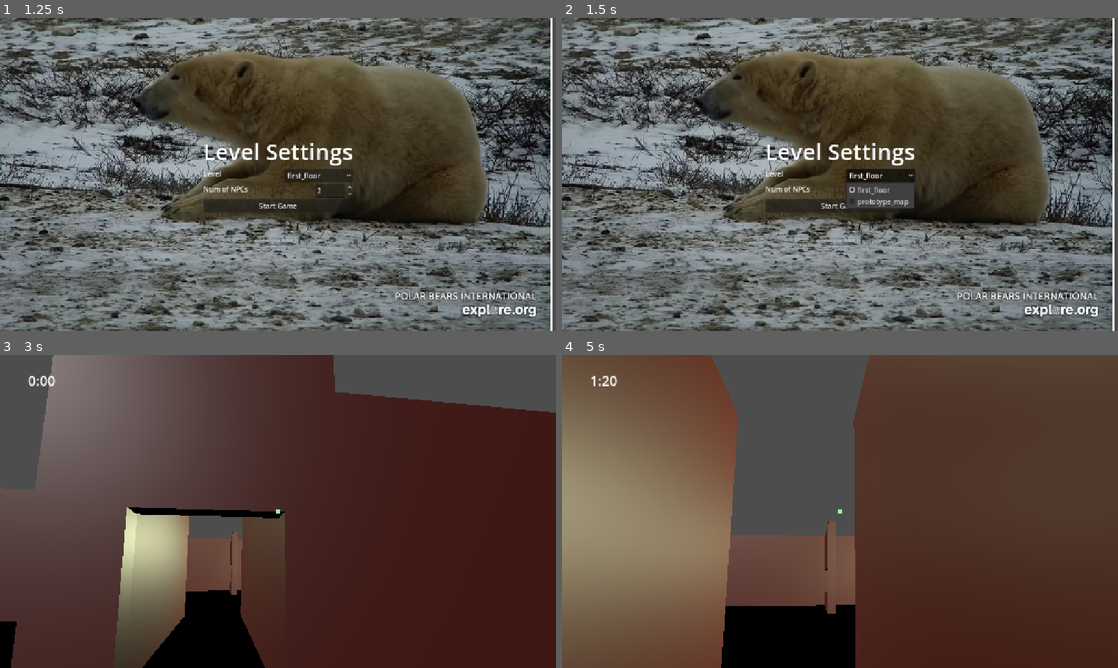
Above: before the commit, frames 1-4 (two rows, left to right).
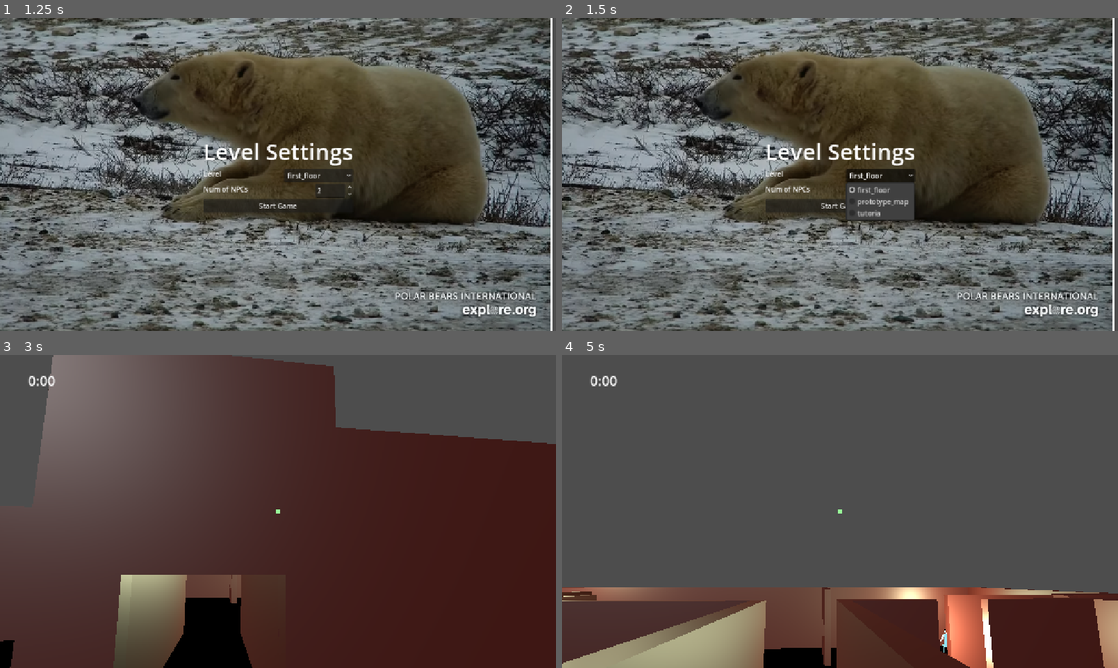
Above: after the commit, the same moments.

Repository: Dendrobyte/eye-of-attention
Game: Godot game, scene res://menus/start_menu.tscn
Two runs of this game, one before a commit and one after it. Both use one fixed random seed, a clock stepped at 60 frames per second and the inputs below.
Inputs (mouse positions are in pixels of both pictures, inside the frame that each line leads up to):
- Up to frame 1 (1.25 s): click "Play" at 0.5 s
- Up to frame 2 (1.5 s): click "first_floor" at 1.25 s
- Up to frame 3 (3 s): click "Start Game" at 2 s; tap Enter at 2.75 s; move the mouse to (305, 511) at 2.77 s; hold W (MOVE_FORWARD) from 2.78 s (still down); hold Space (JUMP, bound only after the commit) from 2.78 s (still down); click (305, 511) at 2.92 s
- Up to frame 4 (5 s): keep holding W (MOVE_FORWARD); move the mouse to (812, 511) at 3.52 s; release Space (JUMP, bound only after the commit) at 3.53 s; click (812, 511) at 3.6 s; tap Space (JUMP, bound only after the commit) at 3.77, 3.8, 4.07, 4.55 s; move the mouse to (851, 505) at 4.27 s; hold Right mouse button (SECONDARY) from 4.28 s (still down)

Frame 1 is identical in both runs. In frame 2, 0.4% of the frame differs, in the area x 51-64%, y 60-65%; in frame 3, 11%; in frame 4, 75%, in the area x 0-100%, y 0-100%.

Commit message:
Tutorial map, changed up animation stuff

Diff:
--- a/spatial-memory-match/entity_scenes/char_base_scene.tscn
+++ b/spatial-memory-match/entity_scenes/char_base_scene.tscn
@@ -8,7 +8,7 @@
 tracks/0/type = "bezier"
 tracks/0/imported = false
 tracks/0/enabled = true
-tracks/0/path = NodePath("Mask:position:x")
+tracks/0/path = NodePath("CharParent/Mask:position:x")
 tracks/0/interp = 1
 tracks/0/loop_wrap = true
 tracks/0/keys = {
@@ -19,7 +19,7 @@
 tracks/1/type = "bezier"
 tracks/1/imported = false
 tracks/1/enabled = true
-tracks/1/path = NodePath("Mask:position:y")
+tracks/1/path = NodePath("CharParent/Mask:position:y")
 tracks/1/interp = 1
 tracks/1/loop_wrap = true
 tracks/1/keys = {
@@ -30,7 +30,7 @@
 tracks/2/type = "bezier"
 tracks/2/imported = false
 tracks/2/enabled = true
-tracks/2/path = NodePath("Mask:position:z")
+tracks/2/path = NodePath("CharParent/Mask:position:z")
 tracks/2/interp = 1
 tracks/2/loop_wrap = true
 tracks/2/keys = {
@@ -41,7 +41,7 @@
 tracks/3/type = "bezier"
 tracks/3/imported = false
 tracks/3/enabled = true
-tracks/3/path = NodePath("Mask:rotation:x")
+tracks/3/path = NodePath("CharParent/Mask:rotation:x")
 tracks/3/interp = 1
 tracks/3/loop_wrap = true
 tracks/3/keys = {
@@ -52,7 +52,7 @@
 tracks/4/type = "bezier"
 tracks/4/imported = false
 tracks/4/enabled = true
-tracks/4/path = NodePath("Mask:rotation:y")
+tracks/4/path = NodePath("CharParent/Mask:rotation:y")
 tracks/4/interp = 1
 tracks/4/loop_wrap = true
 tracks/4/keys = {
@@ -63,7 +63,7 @@
 tracks/5/type = "bezier"
 tracks/5/imported = false
 tracks/5/enabled = true
-tracks/5/path = NodePath("Mask:rotation:z")
+tracks/5/path = NodePath("CharParent/Mask:rotation:z")
 tracks/5/interp = 1
 tracks/5/loop_wrap = true
 tracks/5/keys = {
@@ -85,18 +85,18 @@
 tracks/7/type = "bezier"
 tracks/7/imported = false
 tracks/7/enabled = true
-tracks/7/path = NodePath(".:position:y")
+tracks/7/path = NodePath(".:position:z")
 tracks/7/interp = 1
 tracks/7/loop_wrap = true
 tracks/7/keys = {
 "handle_modes": PackedInt32Array(0),
-"points": PackedFloat32Array(0.09515369, -0.25, 0, 0.25, 0),
+"points": PackedFloat32Array(0, -0.25, 0, 0.25, 0),
 "times": PackedFloat32Array(0)
 }
 tracks/8/type = "bezier"
 tracks/8/imported = false
 tracks/8/enabled = true
-tracks/8/path = NodePath(".:position:z")
+tracks/8/path = NodePath("CharParent:position:y")
 tracks/8/interp = 1
 tracks/8/loop_wrap = true
 tracks/8/keys = {
@@ -111,13 +111,13 @@
 tracks/0/type = "bezier"
 tracks/0/imported = false
 tracks/0/enabled = true
-tracks/0/path = NodePath(".:position:y")
+tracks/0/path = NodePath("CharParent:position:y")
 tracks/0/interp = 1
 tracks/0/loop_wrap = true
 tracks/0/keys = {
 "handle_modes": PackedInt32Array(0, 2, 2),
-"points": PackedFloat32Array(-0.008856699, -0.25, 0, 0.1, 0.0059713963, 0.6376006, -0.16666667, 0.010396123, 0.13333209, -0.00831682, 0, -0.058333337, 0, 0, 0),
-"times": PackedFloat32Array(0, 0.3, 0.6)
+"points": PackedFloat32Array(0, -0.25, 0, 0.13333334, -0.0053104167, 0.3415581, -0.17666666, -0.018441826, 0.18991162, 0.019824434, 0, -0.10000001, 0, 0, 0),
+"times": PackedFloat32Array(0, 0.31, 0.6)
 }
 
 [sub_resource type="Animation" id="Animation_02bcf"]
@@ -126,7 +126,7 @@
 tracks/0/type = "bezier"
 tracks/0/imported = false
 tracks/0/enabled = true
-tracks/0/path = NodePath("Mask:position:x")
+tracks/0/path = NodePath("CharParent/Mask:position:x")
 tracks/0/interp = 1
 tracks/0/loop_wrap = true
 tracks/0/keys = {
@@ -137,7 +137,7 @@
 tracks/1/type = "bezier"
 tracks/1/imported = false
 tracks/1/enabled = true
-tracks/1/path = NodePath("Mask:position:y")
+tracks/1/path = NodePath("CharParent/Mask:position:y")
 tracks/1/interp = 1
 tracks/1/loop_wrap = true
 tracks/1/keys = {
@@ -148,7 +148,7 @@
 tracks/2/type = "bezier"
 tracks/2/imported = false
 tracks/2/enabled = true
-tracks/2/path = NodePath("Mask:position:z")
+tracks/2/path = NodePath("CharParent/Mask:position:z")
 tracks/2/interp = 1
 tracks/2/loop_wrap = true
 tracks/2/keys = {
@@ -159,7 +159,7 @@
 tracks/3/type = "bezier"
 tracks/3/imported = false
 tracks/3/enabled = true
-tracks/3/path = NodePath("Mask:rotation:z")
+tracks/3/path = NodePath("CharParent/Mask:rotation:z")
 tracks/3/interp = 1
 tracks/3/loop_wrap = true
 tracks/3/keys = {
@@ -174,7 +174,7 @@
 tracks/0/type = "bezier"
 tracks/0/imported = false
 tracks/0/enabled = true
-tracks/0/path = NodePath("Mask:position:x")
+tracks/0/path = NodePath("CharParent/Mask:position:x")
 tracks/0/interp = 1
 tracks/0/loop_wrap = true
 tracks/0/keys = {
@@ -185,7 +185,7 @@
 tracks/1/type = "bezier"
 tracks/1/imported = false
 tracks/1/enabled = true
-tracks/1/path = NodePath("Mask:position:y")
+tracks/1/path = NodePath("CharParent/Mask:position:y")
 tracks/1/interp = 1
 tracks/1/loop_wrap = true
 tracks/1/keys = {
@@ -196,7 +196,7 @@
 tracks/2/type = "bezier"
 tracks/2/imported = false
 tracks/2/enabled = true
-tracks/2/path = NodePath("Mask:position:z")
+tracks/2/path = NodePath("CharParent/Mask:position:z")
 tracks/2/interp = 1
 tracks/2/loop_wrap = true
 tracks/2/keys = {
@@ -207,7 +207,7 @@
 tracks/3/type = "bezier"
 tracks/3/imported = false
 tracks/3/enabled = true
-tracks/3/path = NodePath("Mask:rotation:x")
+tracks/3/path = NodePath("CharParent/Mask:rotation:x")
 tracks/3/interp = 1
 tracks/3/loop_wrap = true
 tracks/3/keys = {
@@ -218,7 +218,7 @@
 tracks/4/type = "bezier"
 tracks/4/imported = false
 tracks/4/enabled = true
-tracks/4/path = NodePath("Mask:rotation:y")
+tracks/4/path = NodePath("CharParent/Mask:rotation:y")
 tracks/4/interp = 1
 tracks/4/loop_wrap = true
 tracks/4/keys = {
@@ -229,7 +229,7 @@
 tracks/5/type = "bezier"
 tracks/5/imported = false
 tracks/5/enabled = true
-tracks/5/path = NodePath("Mask:rotation:z")
+tracks/5/path = NodePath("CharParent/Mask:rotation:z")
 tracks/5/interp = 1
 tracks/5/loop_wrap = true
 tracks/5/keys = {
@@ -247,11 +247,8 @@
 }
 
 [node name="char_base" unique_id=165551240 instance=ExtResource("1_02bcf")]
-transform = Transform3D(1, 0, 0, 0, 1, 0, 0, 0, 1, 0, 0.09515369, 0)
+transform = Transform3D(1, 0, 0, 0, 1, 0, 0, 0, 1, 0, -0.008856699, 0)
 script = ExtResource("2_6d5g6")
 
 [node name="AnimationPlayer" type="AnimationPlayer" parent="." index="0" unique_id=1901851464]
 libraries/ = SubResource("AnimationLibrary_6d5g6")
-
-[node name="Mask" parent="." index="8" unique_id=1728848838]
-transform = Transform3D(-0.106577665, 0, 0, 0, -0.13161713, 0, 0, 0, -0.13161713, -7.72594e-06, 2.4678926, -0.20849395)
--- a/spatial-memory-match/main.tscn
+++ b/spatial-memory-match/main.tscn
@@ -25,8 +25,9 @@
 
 [node name="LevelManager" type="Node3D" parent="." unique_id=973793902]
 script = ExtResource("1_h2yge")
-level_scene_name = "prototype_map"
-npc_count = 1
+level_scene_name = "tutorial"
+no_randomize = true
+npc_count = 3
 
 [node name="prototype_map" parent="LevelManager" unique_id=2083568902 instance=ExtResource("3_lquwl")]
 
--- a/spatial-memory-match/menus/npc_count_spin_box.gd
+++ b/spatial-memory-match/menus/npc_count_spin_box.gd
@@ -5,6 +5,7 @@
 # Temporary for game jam. Remember to change these if the name or count changes!
 var level_max_npcs = {
 	"prototype_map": 3,
+	"tutorial": 3,
 	"first_floor": 8,
 }
 
--- a/spatial-memory-match/project.godot
+++ b/spatial-memory-match/project.godot
@@ -79,6 +79,11 @@
 , Object(InputEventKey,"resource_local_to_scene":false,"resource_name":"","device":-1,"window_id":0,"alt_pressed":false …(183 unchanged characters)…
 ]
 }
+JUMP={
+"deadzone": 0.2,
+"events": [Object(InputEventKey,"resource_local_to_scene":false,"resource_name":"","device":-1,"window_id":0,"alt_pressed":false,"shift_pressed":false,"ctrl_pressed":false,"meta_pressed":false,"pressed":false,"keycode":0,"physical_keycode":32,"key_label":0,"unicode":32,"location":0,"echo":false,"script":null)
+]
+}
 
 [physics]
 
--- a/spatial-memory-match/scripts/character_1p.gd
+++ b/spatial-memory-match/scripts/character_1p.gd
@@ -34,12 +34,15 @@
 
 	# Add the gravity.
 	if not is_on_floor():
-		velocity += get_gravity() * delta
+		velocity += get_gravity() * 4 * delta
 
 	# TODO: Should have a boolean flag that flips in the input func
 	var MULT = 1.0
 	if Input.is_action_pressed("SPRINT"):
 		MULT = 4.0
+
+	if Input.is_action_pressed("JUMP"):
+		velocity.y = 8
 
 	# Handle the movement input
 	var input_dir := Input.get_vector("MOVE_LEFT", "MOVE_RIGHT", "MOVE_FORWARD", "MOVE_BACKWARD")
--- a/spatial-memory-match/scripts/global_state.gd
+++ b/spatial-memory-match/scripts/global_state.gd
@@ -20,6 +20,7 @@
 	for file_name in level_maps_dir:
 		if file_name.ends_with(".gltf"):
 			var level_name = file_name.rstrip(".gltf")
+			print("loaded ", level_name)
 			LEVEL_LIST.append(level_name)
 		# file_name = level_maps_dir.get_next()
 
--- a/spatial-memory-match/scripts/level_manager.gd
+++ b/spatial-memory-match/scripts/level_manager.gd
@@ -10,7 +10,7 @@
 var ITEM_SCRIPT = preload("res://scripts/item_behavior.gd")
 
 # Debug Options
-@export_enum("prototype_map", "first_floor") var level_scene_name: String
+@export_enum("prototype_map", "tutorial", "first_floor") var level_scene_name: String
 @export var no_randomize: bool = false
 
 # These options mimic what can be configured in menu / game settings
@@ -96,9 +96,7 @@
 		NPC_TRANSFORMS.shuffle()
 
 	# Spawn npc models at positions
-	print("NPC COUNT", npc_count)
 	for p_count in range(npc_count):
-		print("Spawning npc")
 		var new_npc: Node = NPC_MODEL.instantiate()
 		var p_transform = NPC_TRANSFORMS[p_count]
 		new_npc.position = p_transform.position
--- a/spatial-memory-match/scripts/npc_behavior.gd
+++ b/spatial-memory-match/scripts/npc_behavior.gd
@@ -41,8 +41,8 @@
 
 func _ready():
 	# Get the wanted item and spawn it above head, then hide it
-	var want_pos = $Want.position
-	$Want.queue_free()
+	var want_pos = $CharParent/Want.position
+	$CharParent/Want.queue_free()
 
 	var wanted_item = GlobalState.item_node_map[wanted_item_str].duplicate()
 	wanted_item.get_node("StaticBody3D").queue_free()
@@ -54,14 +54,13 @@
 
 	# Load the materials, fine for now with small amount unordered
 	# ALL MATERIALS LINKED TO `Arm_L`
-	var linked_material_base: MeshInstance3D = get_node("Arm_L")
+	var linked_material_base: MeshInstance3D = get_node("CharParent/Arm_L")
 	primary_mat = linked_material_base.get_active_material(0)
 	satisfied_mat = linked_material_base.get_active_material(1)
 
 
 func interact():
 	if satisfied:
-		print("Already gave character what they wanted")
 		return ""
 	else:
 		# may show flicker of item?
@@ -81,9 +80,9 @@
 
 func satisfy_npc():
 	# TODO: Make them all the same mesh or something
-	for body_part in get_children():
+	for body_part in get_node("CharParent").get_children():
 		if body_part as MeshInstance3D and body_part.name != "Mask":
-			$AnimationPlayer.play("jump")
 			body_part.set_surface_override_material(0, satisfied_mat)
+		$AnimationPlayer.play("jump")
 	satisfied = true
 	GlobalState.incr_satisfy_npc()
Binary file changed: spatial-memory-match/assets/char_base.glb
Binary file added: spatial-memory-match/assets/levels/tutorial.bin
Not shown, added: spatial-memory-match/assets/levels/tutorial.gltf
Not shown, added: spatial-memory-match/assets/levels/tutorial.gltf.import
Not shown, changed: Blender/char_base.blend
Not shown, changed: Blender/char_base.blend1
Not shown, changed: Blender/items.blend
Not shown, changed: Blender/items.blend1
Not shown, changed: Blender/prototype_map.blend
Not shown, changed: Blender/prototype_map.blend1
Not shown, added: Blender/tutorial.blend
Not shown, added: Blender/tutorial.blend1
(and 1 more such lines)
